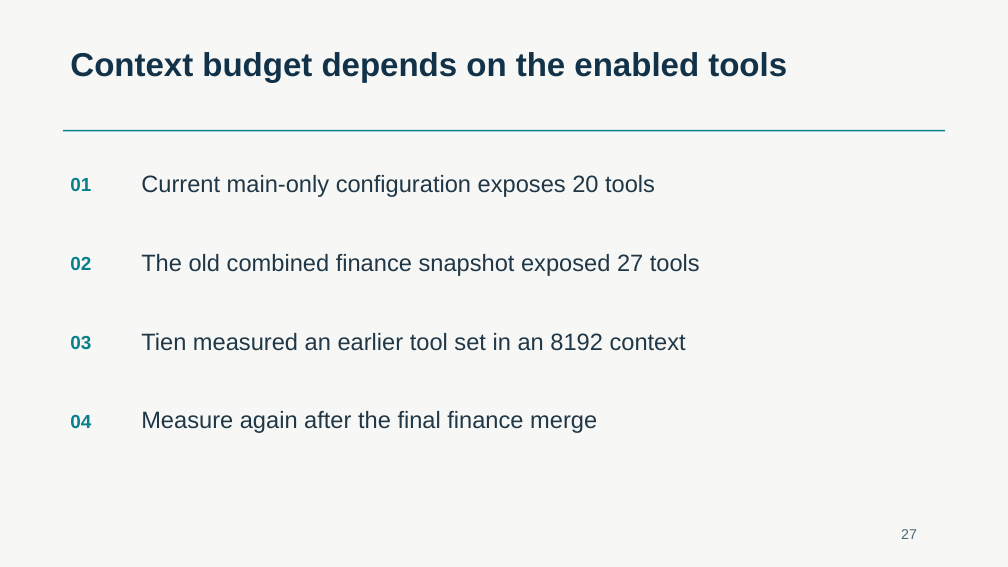
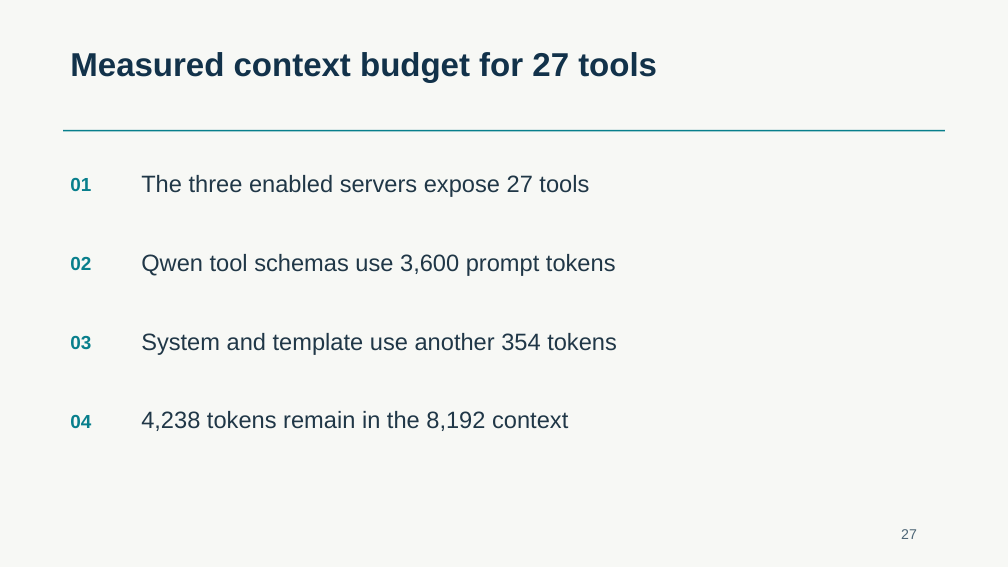
Before and after one commit to HaHiepThanh/mcp-ts, a slide deck: slide 27 of phase2/runs/khoa/MCP-TS-SDK-phase2.pptx. Drawn at 1008x567 pixels with LibreOffice and Linux fonts; fonts in the diff are those of the drawing. Boxes give left, top, right and bottom in pixels: in the first picture for what was removed or moved away, otherwise in the second. Text is boxed around its words. In the diff, an @@ line names an element or a change of style, - is before the commit and + after.

Commit message:
fix(phase2): finish Khoa review on shared finance dataset

```diff
--- a/phase2/runs/khoa/MCP-TS-SDK-phase2.pptx
+++ b/phase2/runs/khoa/MCP-TS-SDK-phase2.pptx
@@ text at [70, 52, 657, 82]: text changed @@
-Context budget depends on the enabled tools
+Measured context budget for 27 tools
@@ text at [141, 175, 589, 197]: text changed @@
-Current main-only configuration exposes 20 tools
+The three enabled servers expose 27 tools
@@ text at [141, 254, 616, 276]: text changed @@
-The old combined finance snapshot exposed 27 tools
+Qwen tool schemas use 3,600 prompt tokens
@@ text at [141, 333, 617, 355]: text changed @@
-Tien measured an earlier tool set in an 8192 context
+System and template use another 354 tokens
@@ text at [141, 411, 568, 431]: text changed @@
-Measure again after the final finance merge
+4,238 tokens remain in the 8,192 context
```
Also in this commit, not shown: 12 other slides changed, 25 other files.
